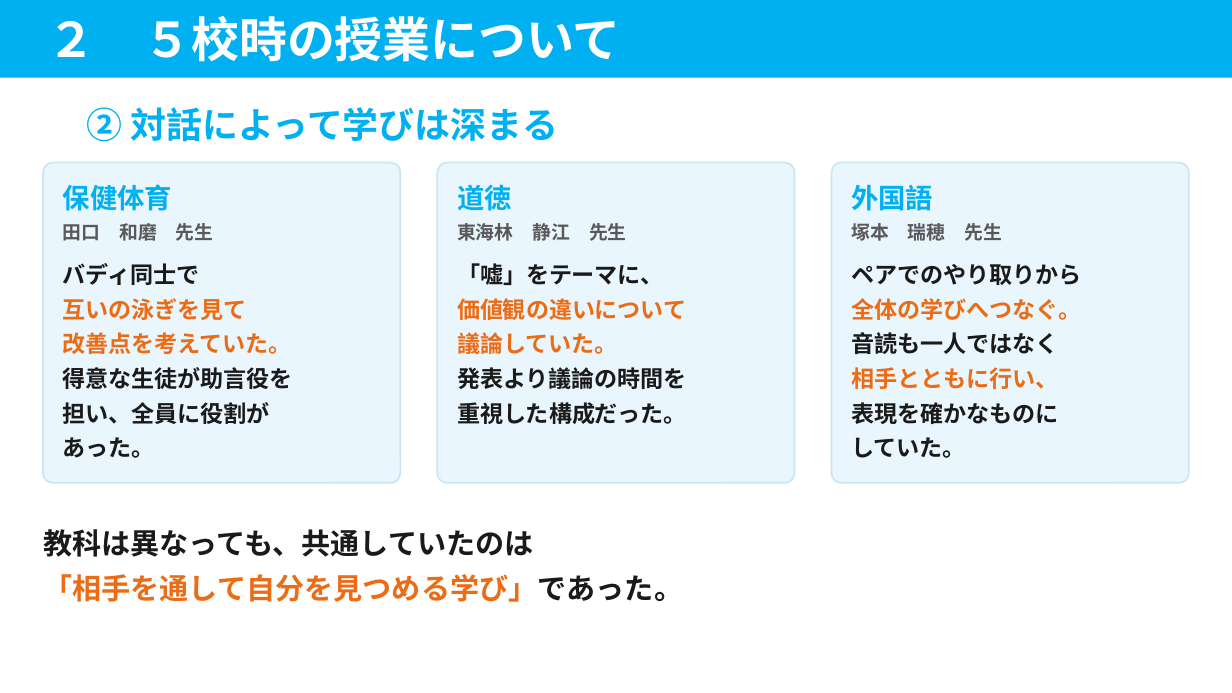
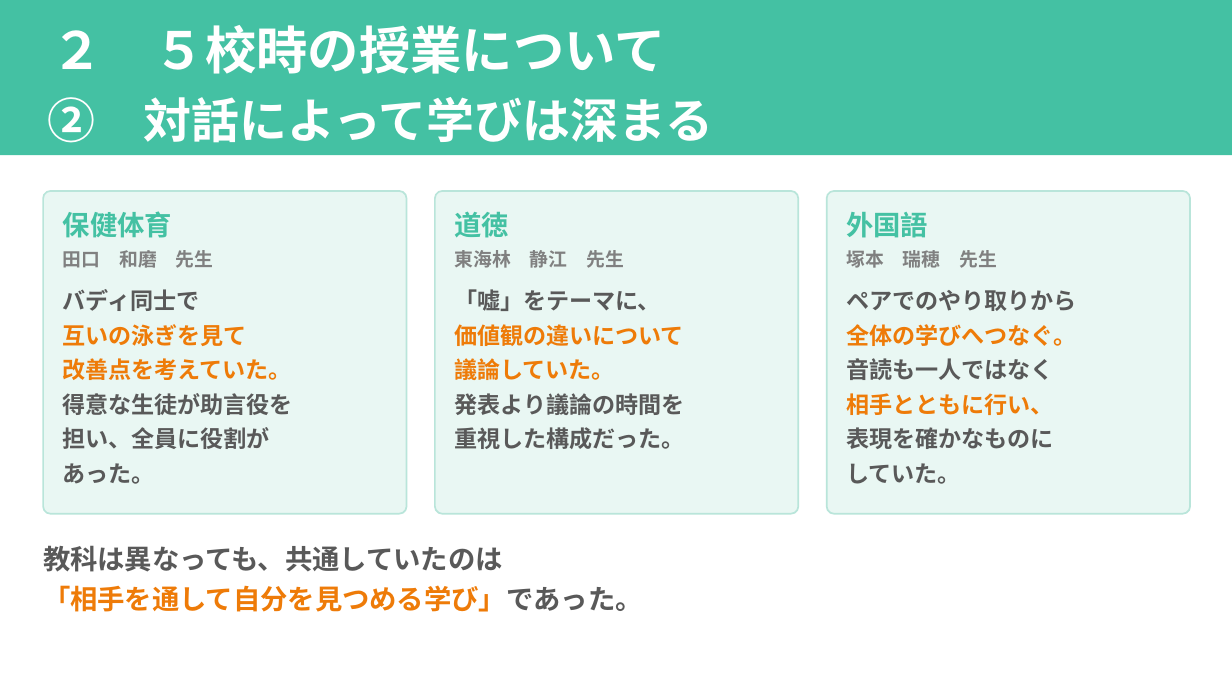
Before and after one commit to contynet730-star/con30, a slide deck: slide 10 of 指導課訪問_みらい青空学園/指導課訪問_５校時指導助言資料_みらい青空学園.pptx. Drawn at 1232x693 pixels with LibreOffice and Linux fonts; fonts in the diff are those of the drawing. Boxes give left, top, right and bottom in pixels: in the first picture for what was removed or moved away, otherwise in the second. Text is boxed around its words. In the diff, an @@ line names an element or a change of style, - is before the commit and + after.

```diff
--- a/指導課訪問_みらい青空学園/指導課訪問_５校時指導助言資料_みらい青空学園.pptx
+++ b/指導課訪問_みらい青空学園/指導課訪問_５校時指導助言資料_みらい青空学園.pptx
@@ rectangle "２ ５校時の授業について": place and size @@
-rectangle "２ ５校時の授業について" at <box>0,0,1232,78</box>
+rectangle "２ ５校時の授業について" at <box>0,0,1232,155</box>
@@ rectangle "２ ５校時の授業について" at <box>0,0,1232,155</box>: fill #00B0F0 to #44C1A3 @@
@@ text in rectangle at <box>51,25,666,74</box>: size 28 to 30 pt in "２ ５校時の授業について"; line spacing 1 to 1.2 @@
@@ text in rectangle at <box>48,97,713,143</box>: paragraph added @@
+② 対話によって学びは深まる
@@ text removed at <box>86,107,558,142</box> @@
-② 対話によって学びは深まる
@@ fill #EAF6FD to #E9F7F3; outline #C9E6F5 1 pt to #B9E5DA 1 pt; proportions changed in 3 elements at <box>435,191,798,514</box>, <box>827,191,1190,514</box>, <box>43,191,407,514</box> @@
@@ rounded rectangle: place and size @@
-rounded rectangle at <box>43,163,400,483</box>
+rounded rectangle at <box>43,191,407,514</box>
@@ text colour #00B0F0 to #44C1A3 in 3 elements at <box>455,211,510,238</box>, <box>846,212,928,238</box>, <box>63,211,172,238</box> @@
@@ text "保健体育": place and size @@
-text "保健体育" at <box>63,184,172,211</box>
+text "保健体育" at <box>63,211,172,238</box>
@@ rounded rectangle: place and size @@
-rounded rectangle at <box>437,163,795,483</box>
+rounded rectangle at <box>435,191,798,514</box>
@@ text "道徳": place and size @@
-text "道徳" at <box>457,184,512,211</box>
+text "道徳" at <box>455,211,510,238</box>
@@ rounded rectangle: place and size @@
-rounded rectangle at <box>832,163,1189,483</box>
+rounded rectangle at <box>827,191,1190,514</box>
@@ text "外国語": place and size @@
-text "外国語" at <box>851,184,933,211</box>
+text "外国語" at <box>846,212,928,238</box>
@@ text colour #595959 to #808080 in 3 elements at <box>455,250,625,268</box>, <box>846,250,997,268</box>, <box>63,250,214,268</box> @@
@@ text "田口 和磨 先生": place and size @@
-text "田口 和磨 先生" at <box>63,223,214,241</box>
+text "田口 和磨 先生" at <box>63,250,214,268</box>
@@ text "東海林 静江 先生": place and size @@
-text "東海林 静江 先生" at <box>457,223,627,241</box>
+text "東海林 静江 先生" at <box>455,250,625,268</box>
@@ text "塚本 瑞穂 先生": place and size @@
-text "塚本 瑞穂 先生" at <box>851,223,1002,241</box>
+text "塚本 瑞穂 先生" at <box>846,250,997,268</box>
@@ text "バディ同士で": place and size @@
-text "バディ同士で" at <box>63,263,293,458</box>
+text "バディ同士で" at <box>63,289,293,484</box>
@@ text "バディ同士で" at <box>63,289,293,484</box>: text colour #1A1A1A to #595959 in "バディ同士で", "得意な生徒が助言役を", "担い、全員に役割が", "あった。"; text colour #EB6C15 to #EE7B08 in "互いの泳ぎを見て", "改善点を考えていた。" @@
@@ text "「嘘」をテーマに、": place and size @@
-text "「嘘」をテーマに、" at <box>457,263,687,424</box>
+text "「嘘」をテーマに、" at <box>455,289,685,449</box>
@@ text "「嘘」をテーマに、" at <box>455,289,685,449</box>: text colour #1A1A1A to #595959 in "「嘘」をテーマに、", "発表より議論の時間を", "重視した構成だった。"; text colour #EB6C15 to #EE7B08 in "価値観の違いについて", "議論していた。" @@
@@ text "ペアでのやり取りから": place and size @@
-text "ペアでのやり取りから" at <box>851,264,1081,458</box>
+text "ペアでのやり取りから" at <box>846,290,1076,484</box>
@@ text "ペアでのやり取りから" at <box>846,290,1076,484</box>: text colour #1A1A1A to #595959 in "ペアでのやり取りから", "音読も一人ではなく", "表現を確かなものに", "していた。"; text colour #EB6C15 to #EE7B08 in "全体の学びへつなぐ。", "相手とともに行い、" @@
@@ text "教科は異なっても、共通していたのは": place and size @@
-text "教科は異なっても、共通していたのは" at <box>43,529,683,602</box>
+text "教科は異なっても、共通していたのは" at <box>43,545,643,612</box>
@@ text "教科は異なっても、共通していたのは" at <box>43,545,643,612</box>: size 17 to 16 pt; text colour #1A1A1A to #595959 in "教科は異なっても、共通していたのは", "「相手を通して自分を見つめる学び」であった。"; text colour #EB6C15 to #EE7B08 in "「相手を通して自分を見つめる学び」であった。"; line spacing 1.3 to 1.2 @@
```
Also in this commit, not shown: 13 other slides changed, 2 other files.
